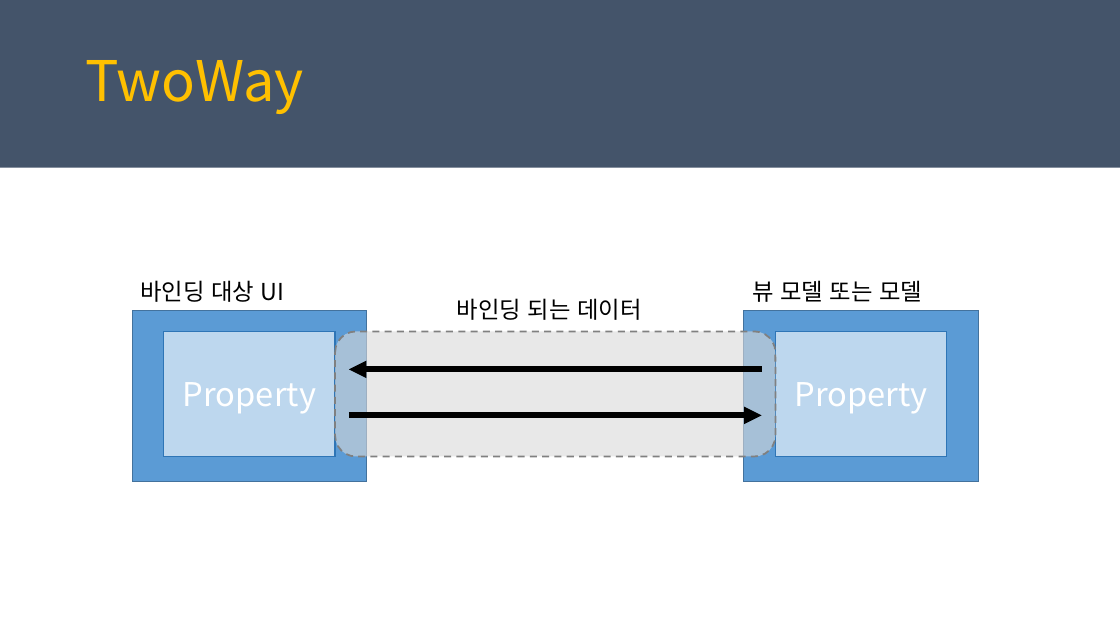
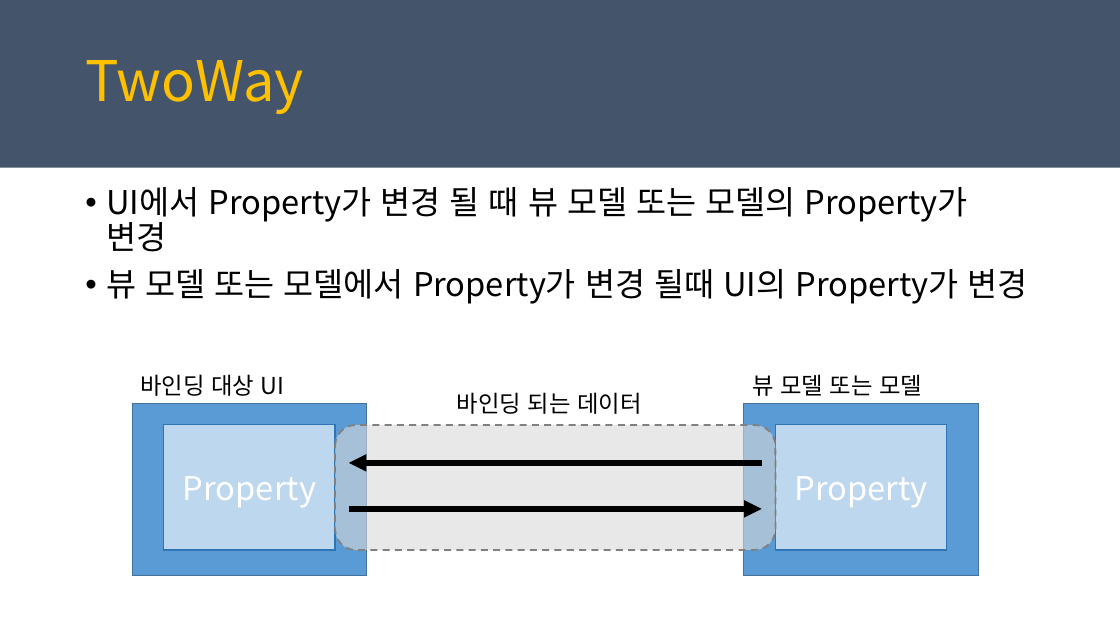
Before and after one commit to juniair/Summary-PPT, a slide deck: slide 7 of PRISM_MVVM_사용.pptx. Drawn at 1120x630 pixels with LibreOffice and Linux fonts; fonts in the diff are those of the drawing. Boxes give left, top, right and bottom in pixels: in the first picture for what was removed or moved away, otherwise in the second. Text is boxed around its words. In the diff, an @@ line names an element or a change of style, - is before the commit and + after.

```diff
--- a/PRISM_MVVM_사용.pptx
+++ b/PRISM_MVVM_사용.pptx
@@ text added at box(106, 187, 1028, 304), 28 pt, text #000000 @@
+• UI에서 Property가 변경 될 때 뷰 모델 또는 모델의 Property가 변경
+• 뷰 모델 또는 모델에서 Property가 변경 될때 UI의 Property가 변경
@@ 4 rectangles, 3 texts, 2 arrows, 1 rounded rectangle: place and size @@
-4 rectangles, 3 texts, 2 arrows, 1 rounded rectangle at box(132, 280, 978, 482)
+4 rectangles, 3 texts, 2 arrows, 1 rounded rectangle at box(132, 374, 978, 576)
```
Also in this commit, not shown: 3 other slides changed, 3 slides added, 1 slide removed, 1 other file.
